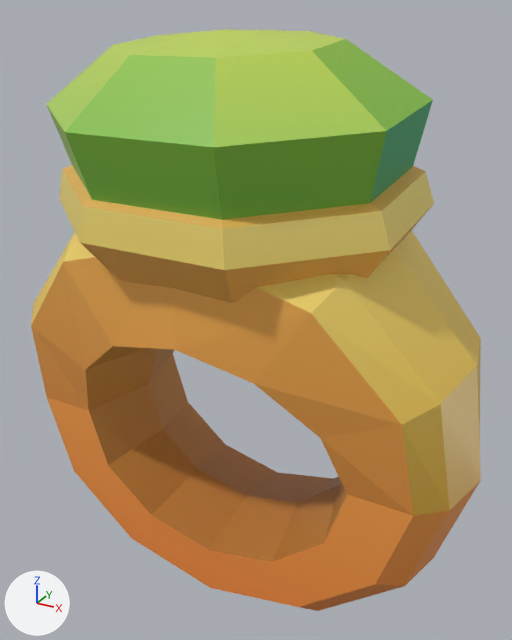
Renders of the glTF model assets/custom-items/jewelry/ring/ring_gold_emerald.glb from each side of a commit.
One viewpoint serves both versions: a 50 mm lens placed at (0.342, -0.583, 0.637), pointed at (0.011, 0.019, 0.335). Lighting does not change. The marker at lower left points along +X, +Y and +Z. The first picture is the older version. Vertices at exactly the same position are counted once.

Script lines for the objects in view, before the commit:
```python
me_model = bpy.data.meshes.new('model')
me_model.from_pydata(...)  # 146 vertices, 288 faces; spans x -0.26..0.26, y -0.15..0.15, z 0.0..0.62
me_model.materials.append(mat_kaykit_palette)  # picture img_dungeon_texture
ob_model = bpy.data.objects.new('model', me_model)
ob_model.location = (0.0, 0.0, 0.0)
```
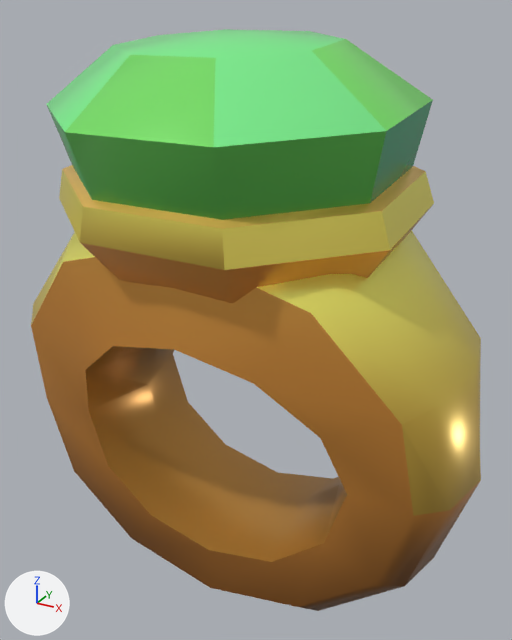
The edits, one by one:
Picture 'surface_palette' (img_surface_palette) is new.
Material 'ring_gold_emerald_1' (mat_ring_gold_emerald_1) is new.
Its texture is img_surface_palette.
Its metallic is 0.1.
Its roughness is 0.25.
Material 'ring_gold_emerald_0' (mat_ring_gold_emerald_0) is new.
Its texture is img_surface_palette.
Its metallic is 0.5.
Its roughness is 0.3.
me_model has 146 vertices, 288 faces and spans x -0.26..0.26, y -0.15..0.15, z 0.0..0.62.
me_model is used by ob_model.
me_model part 1: 248 of the faces centred in x -0.249..0.249, y -0.142..0.146, z 0.014..0.51 switch from mat_kaykit_palette (picture img_dungeon_texture) to mat_ring_gold_emerald_0 (picture img_surface_palette).
me_model part 2: 40 of the faces centred in x -0.164..0.164, y -0.144..0.133, z 0.508..0.618 switch from mat_kaykit_palette (picture img_dungeon_texture) to mat_ring_gold_emerald_1 (picture img_surface_palette).
me_model part 3: texture (UV) coordinates of 288 of 288 faces, centred in x -0.249..0.249, y -0.144..0.146, z 0.014..0.618, changed; they spanned u 0.17..0.79, v 0.03..0.72 and now span u 0.09..0.88, v 0.52..0.95.

Location of each change, [x1, y1, x2, y2] in pixels of the pictures (512 x 640 px):
'model', recoloured, surface changed: [31, 29, 481, 611] in both
part 1 of me_model, recoloured: [31, 165, 481, 611] in both
part 2 of me_model, recoloured: [47, 29, 433, 220] in both
part 3 of me_model, surface changed: [31, 29, 481, 611] in both
